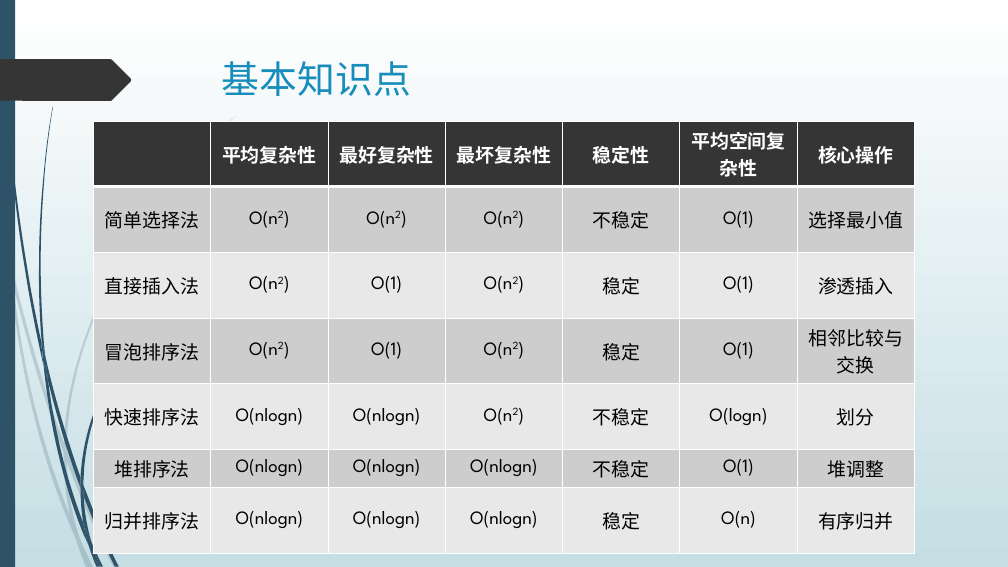
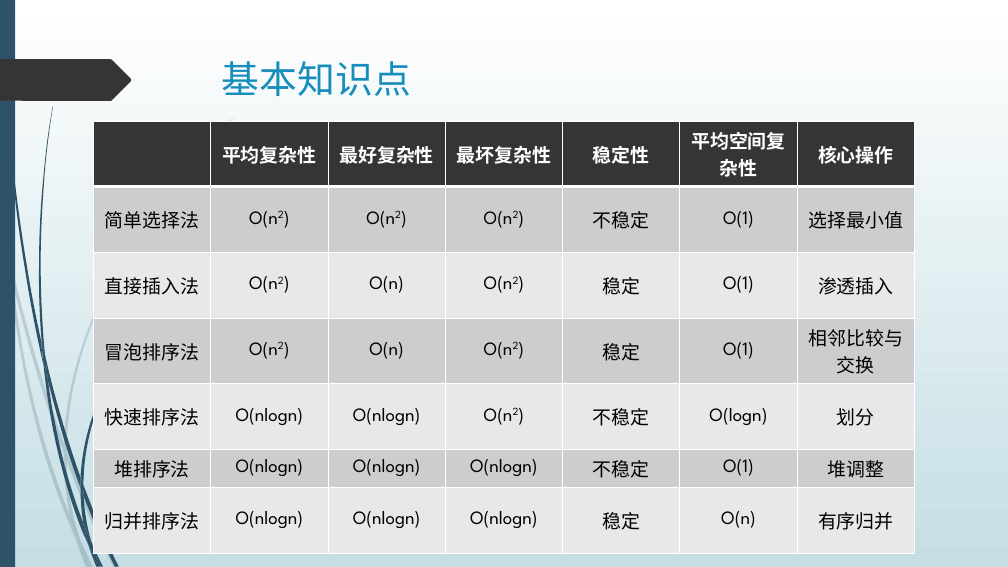
Before and after one commit to TeacherPeng/Datastruct, a slide deck: slide 8 of 教案/复习.pptx. Drawn at 1008x567 pixels with LibreOffice and Linux fonts; fonts in the diff are those of the drawing. Boxes give left, top, right and bottom in pixels: in the first picture for what was removed or moved away, otherwise in the second. Text is boxed around its words. In the diff, an @@ line names an element or a change of style, - is before the commit and + after.

Commit message:
修正复习教案，添加知识点图。

```diff
--- a/教案/复习.pptx
+++ b/教案/复习.pptx
@@ table at [93, 121, 913, 554] @@
-row 3, column 3: O(1)
+row 3, column 3: O(n)
-row 4, column 3: O(1)
+row 4, column 3: O(n)
```
Also in this commit, not shown: 1 other file.
